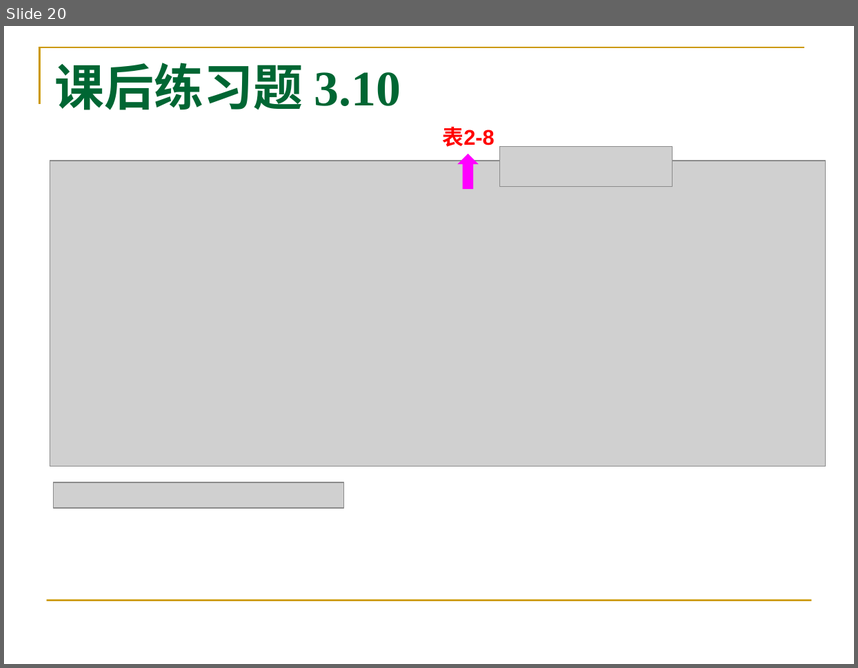
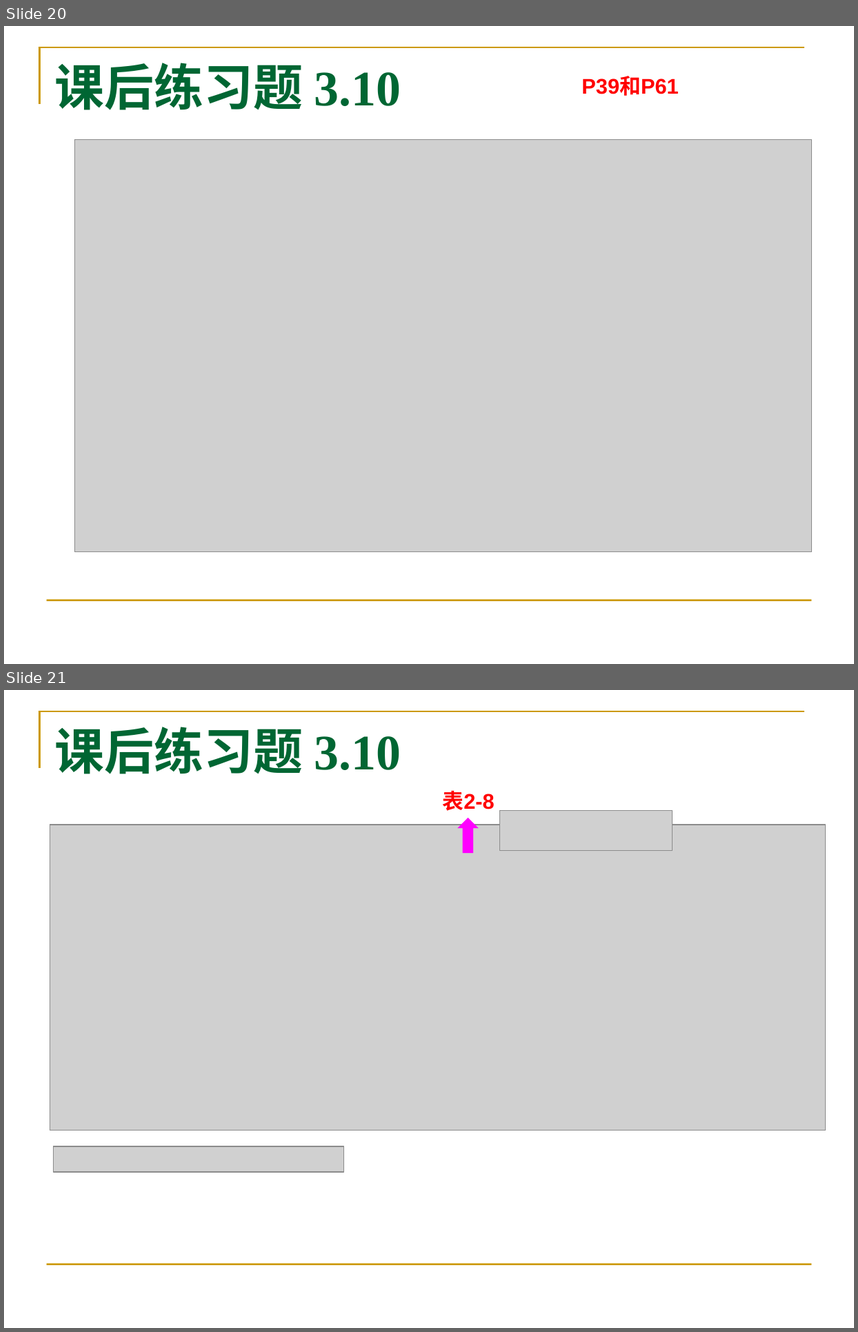
Before and after one commit to lyMeiSEU/ly_schoolhelper, a slide deck: 运筹学/第3章 对偶理论和灵敏度分析-习题解答.ppt. Shown one above the other, each under a label of ours: slide 20 before the commit, slides 20 and 21 after it. The pictures are 858x668 and 858x1332 pixels, drawn with LibreOffice and Linux fonts; fonts in the diff are those of the drawing; grey boxes stand for pictures; background and template pictures are left out. Boxes give left, top, right and bottom in pixels: in the first picture for what was removed or moved away, otherwise in the second. Text is boxed around its words. In the diff, an @@ line names an element or a change of style, - is before the commit and + after.

```diff
--- a/运筹学/第3章 对偶理论和灵敏度分析-习题解答.ppt
+++ b/运筹学/第3章 对偶理论和灵敏度分析-习题解答.ppt
@@ slide 20 added at [4, 26, 854, 664], background #FFFFFF; not listed: 2 template elements that a slide beside it also shows @@
@@ title added at [55, 63, 401, 110], 42 pt, text #006633, bold @@
+课后练习题 3.10
@@ text added at [582, 77, 678, 96], 18 pt, text #FF0000, bold @@
+P39和P61
@@ picture added at [74, 139, 811, 551] @@
@@ what was slide 20 is now slide 21 @@
```
Also in this commit, not shown: 20 other files.
